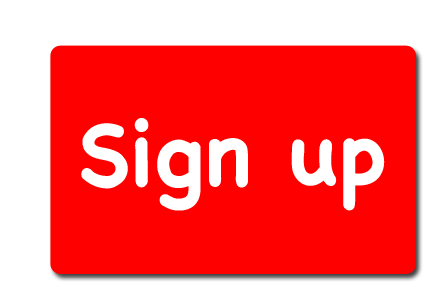
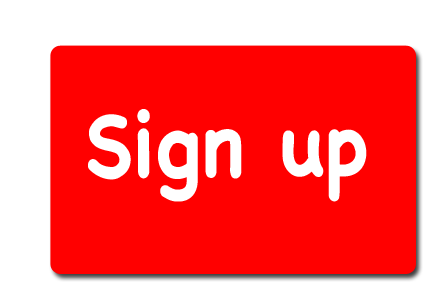
The second w=445, h=298 image is a revision of the first. Changes to its layers:
painted on "Sign up" over [81, 109, 385, 211]
removed layer "Background" over [81, 109, 385, 211]
